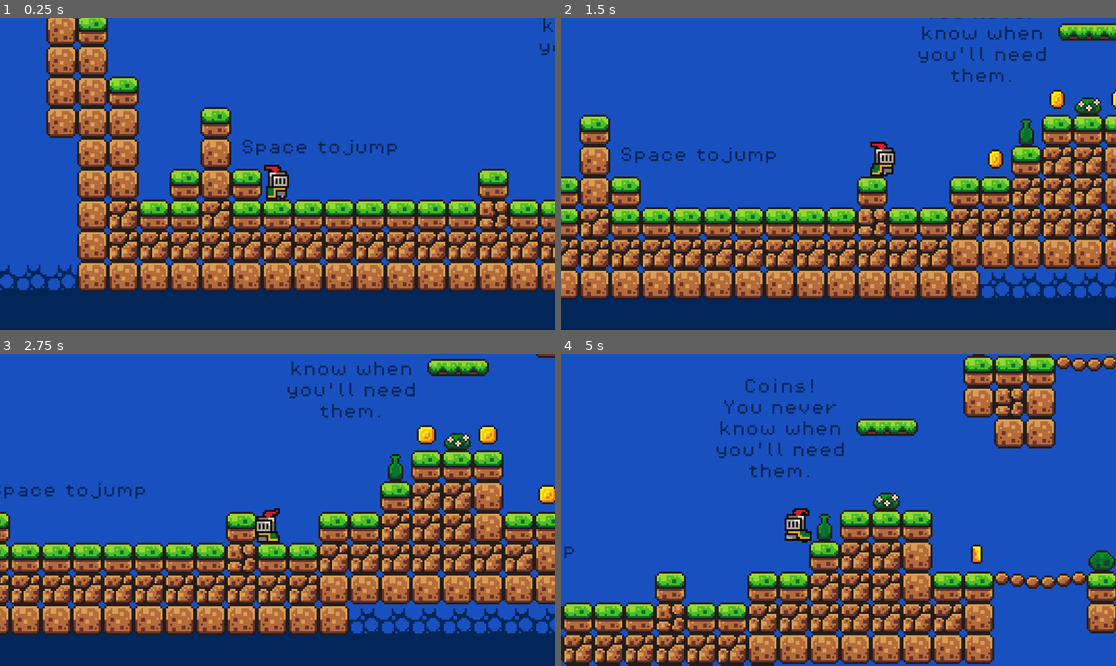
Above: before the commit, frames 1-4 (two rows, left to right).
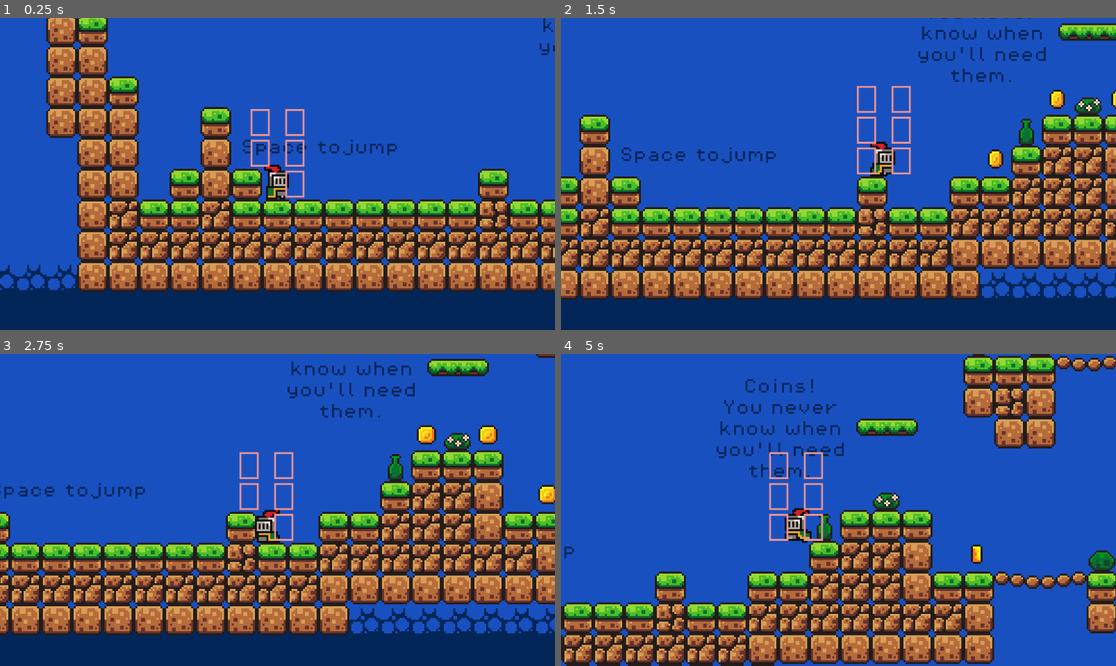
Above: after the commit, the same moments.

Repository: bdonet/FirstGameGodot
Game: Godot game, scene res://Scenes/game.tscn
Same seed, same stepped clock (60 frames per second), same inputs: the game is played once before the commit and once after it.
Inputs:
- Up to frame 1 (0.25 s): no input
- Up to frame 2 (1.5 s): hold Right (move_right) from 0.53 s (still down); tap C (climb) at 0.6, 1.35 s; tap Space (jump) at 0.77 s
- Up to frame 3 (2.75 s): tap Space (jump) at 1.52 s; release Right (move_right) at 2.03 s; hold Left (move_left) from 2.03 s (still down); tap C (climb) at 2.1 s
- Up to frame 4 (5 s): release Left (move_left) at 2.78 s; hold Right (move_right) 2.78-4.28 s; tap C (climb) at 2.85, 3.6, 4.35 s; tap Space (jump) at 3.02, 3.77, 4.52 s; hold Left (move_left) from 4.28 s (still down)

The runs differ from the first frame. In frame 1, 0.6% of the frame differs, in the area x 45-55%, y 29-58%; in frame 2, 0.6%; in frame 3, 0.6%; in frame 4, 0.7%, in the area x 37-48%, y 31-60%.

Commit message:
Added visual indicators of climb boxes
Helps me debug the climbing

Diff:
--- a/Scenes/collision_area.tscn
+++ b/Scenes/collision_area.tscn
@@ -1,6 +1,7 @@
-[gd_scene load_steps=3 format=3 uid="uid://cqvcnfqi5hyfn"]
+[gd_scene load_steps=4 format=3 uid="uid://cqvcnfqi5hyfn"]
 
 [ext_resource type="Script" path="res://Scripts/AreaLevel1Right.gd" id="1_v0fvf"]
+[ext_resource type="Texture2D" uid="uid://cgjcqvcupt4hb" path="res://Assets/sprites/climb_detector.png" id="2_ef5xm"]
 
 [sub_resource type="RectangleShape2D" id="RectangleShape2D_gp1h2"]
 size = Vector2(10, 14)
@@ -12,5 +13,9 @@
 [node name="CollisionBox" type="CollisionShape2D" parent="."]
 shape = SubResource("RectangleShape2D_gp1h2")
 
+[node name="CollisionDisplay" type="Sprite2D" parent="."]
+position = Vector2(-1.78814e-07, 0)
+texture = ExtResource("2_ef5xm")
+
 [connection signal="body_entered" from="." to="." method="_on_body_entered"]
 [connection signal="body_exited" from="." to="." method="_on_body_exited"]
--- a/Scripts/AreaLevel1Right.gd
+++ b/Scripts/AreaLevel1Right.gd
@@ -1,10 +1,13 @@
 extends Area2D
 
 var isColliding = false
+@onready var collision_display = $CollisionDisplay
 
 func _on_body_entered(body):
 	isColliding = true
+	$CollisionDisplay.visible = !isColliding
 
 
 func _on_body_exited(body):
 	isColliding = false
+	$CollisionDisplay.visible = !isColliding
Binary file added: Assets/sprites/climb_detector.png
Not shown, added: Assets/sprites/climb_detector.png.import
